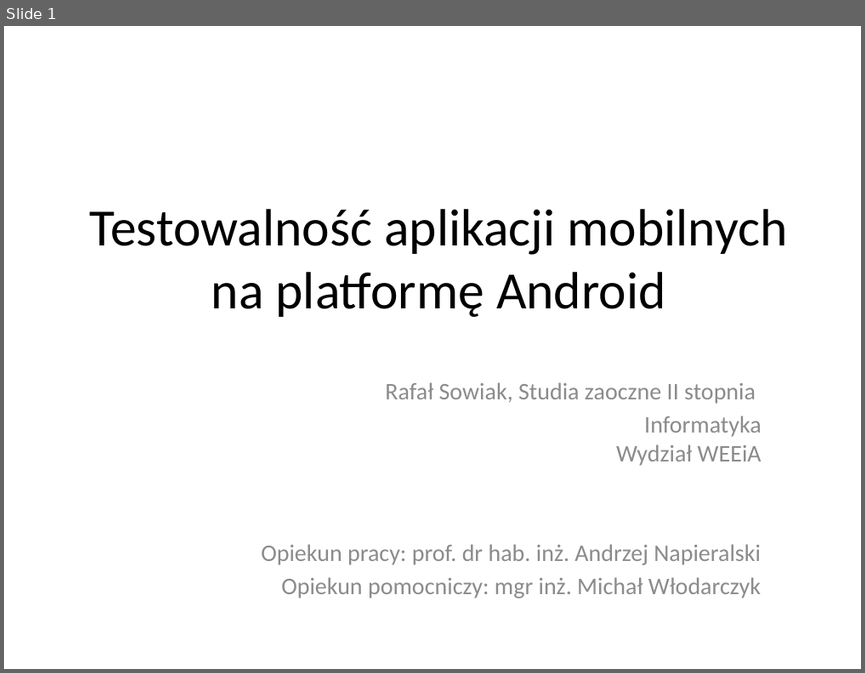
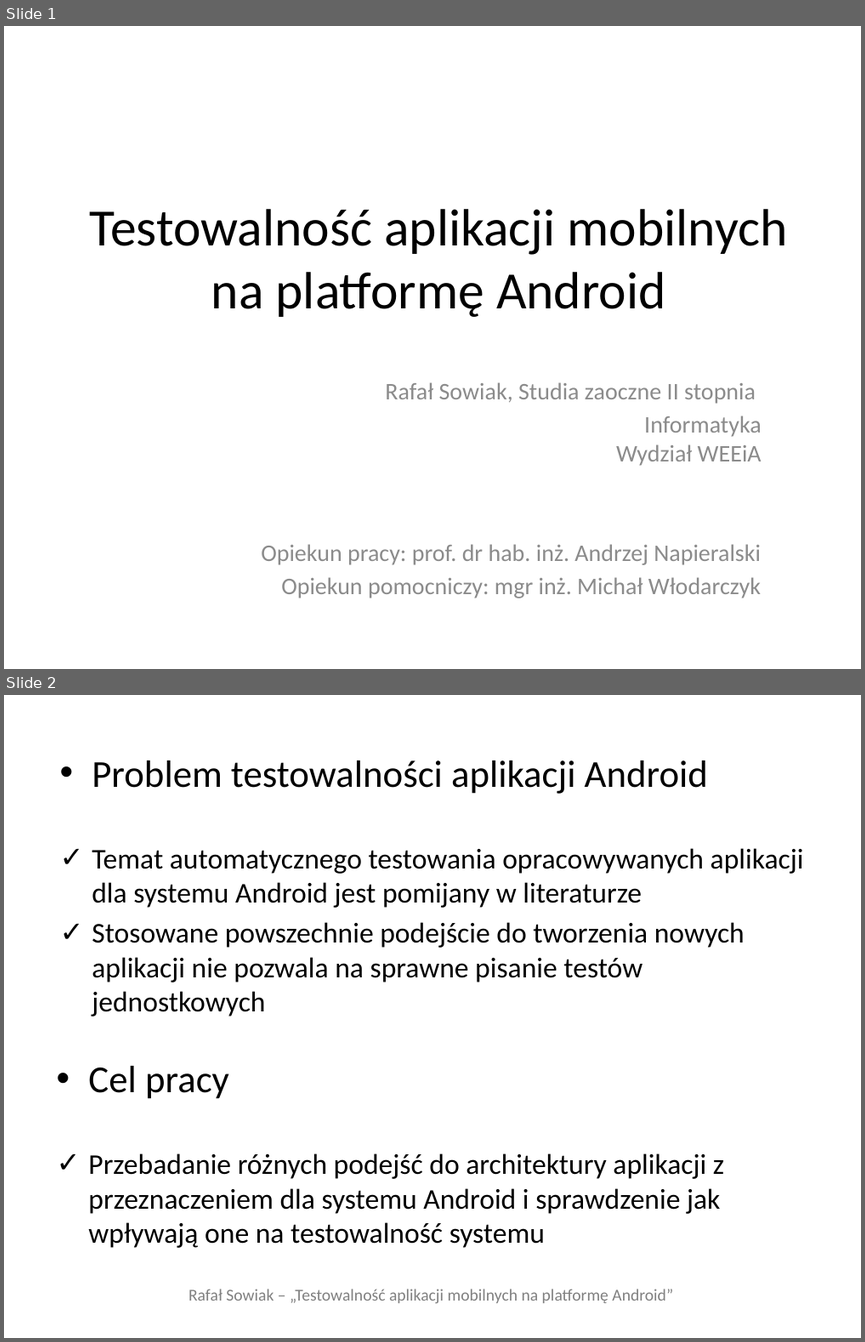
Before and after one commit to adventurewrites/mgr_info, a slide deck: rafal-sowiak-prezentacja-v1.pptx. Shown one above the other, each under a label of ours: slide 1 before the commit, slides 1 and 2 after it. The pictures are 865x673 and 865x1342 pixels, drawn with LibreOffice and Linux fonts; fonts in the diff are those of the drawing. Boxes give left, top, right and bottom in pixels: in the first picture for what was removed or moved away, otherwise in the second. Text is boxed around its words. In the diff, an @@ line names an element or a change of style, - is before the commit and + after.

```diff
--- a/rafal-sowiak-prezentacja-v1.pptx
+++ b/rafal-sowiak-prezentacja-v1.pptx
@@ slide 2 added at (x1=4, y1=695, x2=861, y2=1338), background #FFFFFF @@
@@ text added at (x1=92, y1=760, x2=804, y2=1016), 24 pt, text #000000 @@
+• Problem testowalności aplikacji Android
+✓ Temat automatycznego testowania opracowywanych aplikacji dla systemu Android jest pomijany w literaturze
+✓ Stosowane powszechnie podejście do tworzenia nowych aplikacji nie pozwala na sprawne pisanie testów jednostkowych
@@ text added at (x1=88, y1=1066, x2=724, y2=1247), 24 pt, text #000000 @@
+• Cel pracy
+✓ Przebadanie różnych podejść do architektury aplikacji z przeznaczeniem dla systemu Android i sprawdzenie jak wpływają one na testowalność systemu
@@ title added at (x1=188, y1=1288, x2=673, y2=1304), 14 pt, text #808080 @@
+Rafał Sowiak – „Testowalność aplikacji mobilnych na platformę Android”
```
Also in this commit, not shown: 8 slides changed, 2 other slides added, 8 slides removed, 3 other files.
